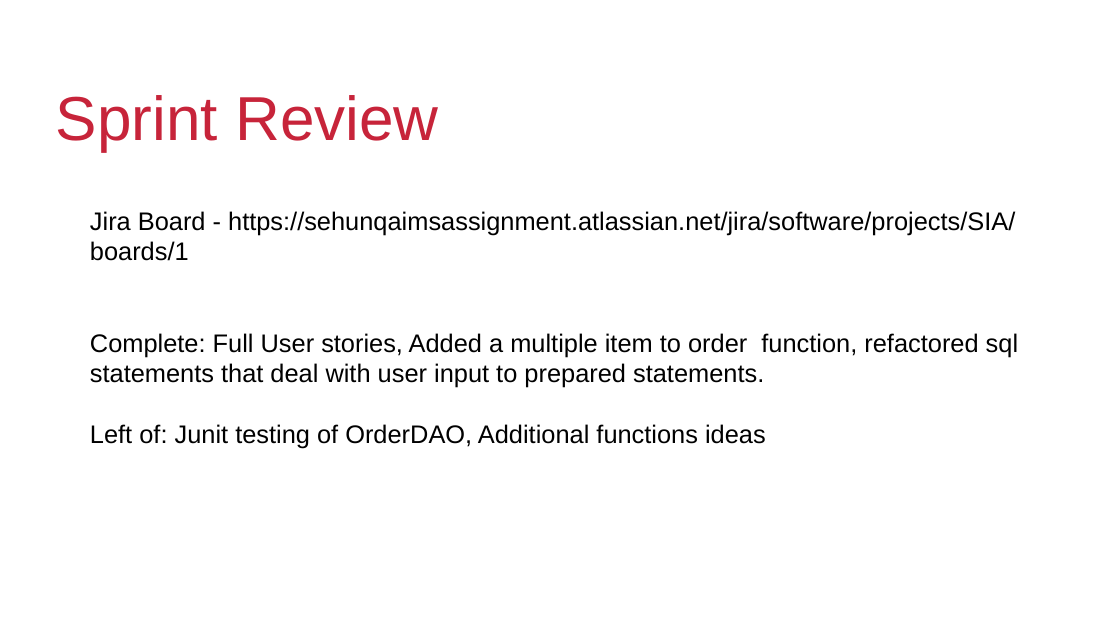
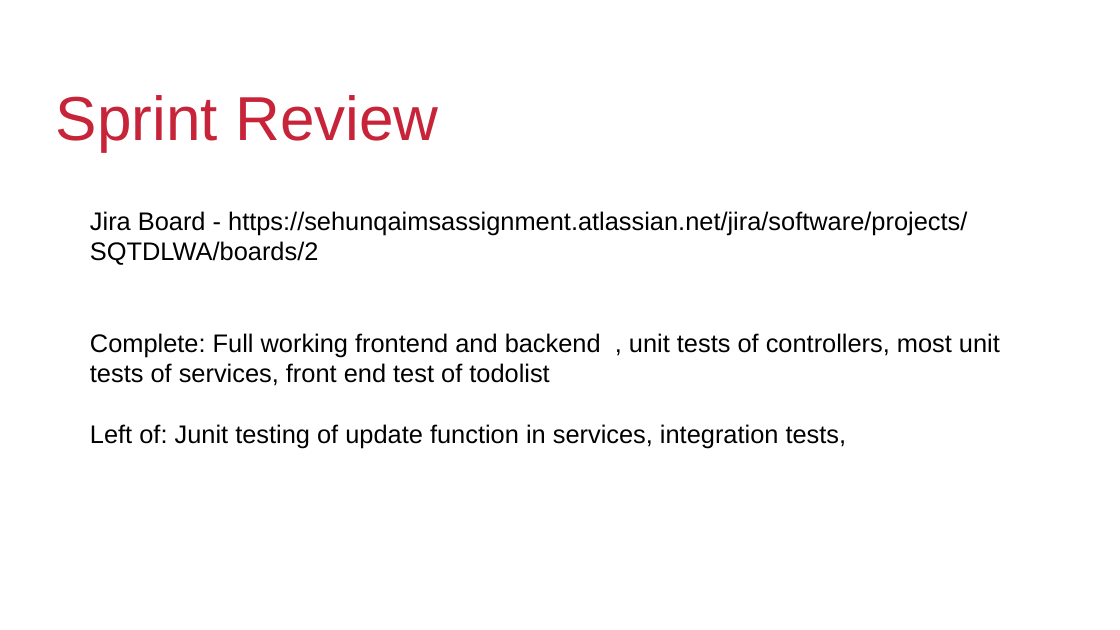
Before and after one commit to SehunB-QA/TDL-Assignment, a slide deck: slide 17 of TDL-Assignment-Documentation/Presentation/TDL Assignment Presentation.odp (slide 21 before the commit). Drawn at 1120x630 pixels with LibreOffice and Linux fonts; fonts in the diff are those of the drawing; background and template pictures are left out. Boxes give left, top, right and bottom in pixels: in the first picture for what was removed or moved away, otherwise in the second. Text is boxed around its words. In the diff, an @@ line names an element or a change of style, - is before the commit and + after.

```diff
--- a/TDL-Assignment-Documentation/Presentation/TDL Assignment Presentation.odp
+++ b/TDL-Assignment-Documentation/Presentation/TDL Assignment Presentation.odp
@@ text at (90,211,1000,449): text changed @@
-Jira Board - https://sehunqaimsassignment.atlassian.net/jira/software/projects/SIA/boards/1
-Complete: Full User stories, Added a multiple item to order function, refactored sql statements that deal with user input to prepared statements.
-Left of: Junit testing of OrderDAO, Additional functions ideas
+Jira Board - https://sehunqaimsassignment.atlassian.net/jira/software/projects/SQTDLWA/boards/2
+Complete: Full working frontend and backend , unit tests of controllers, most unit tests of services, front end test of todolist
+Left of: Junit testing of update function in services, integration tests,
```
Also in this commit, not shown: 3 other slides changed, 5 slides added, 9 slides removed, 5 other files.
